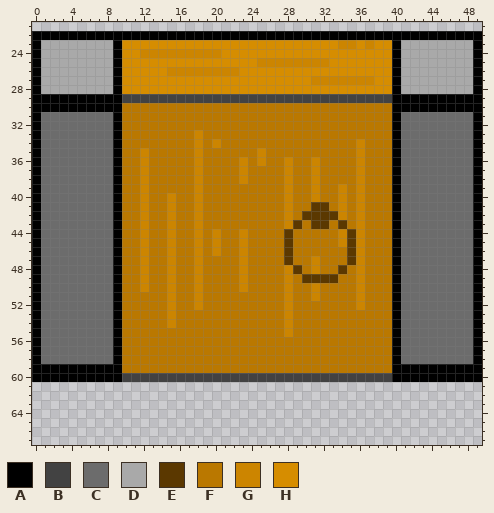
Edited in one commit: sprite sheet (images/Door_hc.png). The first picture shows the starting point.
The file is 50x75 pixels. Colours within 5 levels of each other are drawn and written as one. Shown: x 0..49, y 21..67.
Palette (. is transparent): A #000000  B #424242  C #6c6c6c  D #a9a9a9  E #5b3800  F #ba7800  G #cc8500  H #d68d00
Pixels before, first column x 0:
22 AAAAAAAAAAAAAAAAAAAAAAAAAAAAAAAAAAAAAAAAAAAAAAAAAA
23 ADDDDDDDDAHHHHHHHHHHHHHHHHHHHHHHHHGGHGHHADDDDDDDDA
24 ADDDDDDDDAHHGGGGGGGGGHHHHHHHHHHHHHHHHHHHADDDDDDDDA
25 ADDDDDDDDAHHHHHHHHHHHHHHHGGGGGGGGHHHHHHHADDDDDDDDA
26 ADDDDDDDDAHHHHHGGGGGGGGHHHHHHHHHHHHHHHHHADDDDDDDDA
27 ADDDDDDDDAHHHHHHHHHHHHHHHHHHHHHGGGGGGGHHADDDDDDDDA
28 ADDDDDDDDAHHHHHHHHHHHHHHHHHHHHHHHHHHHHHHADDDDDDDDA
29 AAAAAAAAAABBBBBBBBBBBBBBBBBBBBBBBBBBBBBBAAAAAAAAAA
30 AAAAAAAAAAFFFFFFFFFFFFFFFFFFFFFFFFFFFFFFAAAAAAAAAA
31 ACCCCCCCCAFFFFFFFFFFFFFFFFFFFFFFFFFFFFFFACCCCCCCCA
32 ACCCCCCCCAFFFFFFFFFFFFFFFFFFFFFFFFFFFFFFACCCCCCCCA
33 ACCCCCCCCAFFFFFFFFGFFFFFFFFFFFFFFFFFFFFFACCCCCCCCA
34 ACCCCCCCCAFFFFFFFFGFGFFFFFFFFFFFFFFFGFFFACCCCCCCCA
35 ACCCCCCCCAFFGFFFFFGFFFFFFGFFFFFFFFFFGFFFACCCCCCCCA
36 ACCCCCCCCAFFGFFFFFGFFFFGFGFFGFFGFFFFGFFFACCCCCCCCA
37 ACCCCCCCCAFFGFFFFFGFFFFGFFFFGFFGFFFFGFFFACCCCCCCCA
38 ACCCCCCCCAFFGFFFFFGFFFFGFFFFGFFGFFFFGFFFACCCCCCCCA
39 ACCCCCCCCAFFGFFFFFGFFFFFFFFFGFFGFFGFGFFFACCCCCCCCA
40 ACCCCCCCCAFFGFFGFFGFFFFFFFFFGFFGFFGFGFFFACCCCCCCCA
41 ACCCCCCCCAFFGFFGFFGFFFFFFFFFGFFEEFGFGFFFACCCCCCCCA
42 ACCCCCCCCAFFGFFGFFGFFFFFFFFFGFEEEEGFGFFFACCCCCCCCA
43 ACCCCCCCCAFFGFFGFFGFFFFFFFFFGEFEEFEFGFFFACCCCCCCCA
44 ACCCCCCCCAFFGFFGFFGFGFFGFFFFEFFFFFGEGFFFACCCCCCCCA
45 ACCCCCCCCAFFGFFGFFGFGFFGFFFFEFFFFFGEGFFFACCCCCCCCA
46 ACCCCCCCCAFFGFFGFFGFGFFGFFFFEFFFFFFEGFFFACCCCCCCCA
47 ACCCCCCCCAFFGFFGFFGFFFFGFFFFEFFGFFFEGFFFACCCCCCCCA
48 ACCCCCCCCAFFGFFGFFGFFFFGFFFFGEFGFFEFGFFFACCCCCCCCA
49 ACCCCCCCCAFFGFFGFFGFFFFGFFFFGFEEEEFFGFFFACCCCCCCCA
50 ACCCCCCCCAFFGFFGFFGFFFFGFFFFGFFGFFFFGFFFACCCCCCCCA
51 ACCCCCCCCAFFFFFGFFGFFFFFFFFFGFFGFFFFGFFFACCCCCCCCA
52 ACCCCCCCCAFFFFFGFFGFFFFFFFFFGFFFFFFFGFFFACCCCCCCCA
53 ACCCCCCCCAFFFFFGFFFFFFFFFFFFGFFFFFFFFFFFACCCCCCCCA
54 ACCCCCCCCAFFFFFGFFFFFFFFFFFFGFFFFFFFFFFFACCCCCCCCA
55 ACCCCCCCCAFFFFFFFFFFFFFFFFFFGFFFFFFFFFFFACCCCCCCCA
56 ACCCCCCCCAFFFFFFFFFFFFFFFFFFFFFFFFFFFFFFACCCCCCCCA
57 ACCCCCCCCAFFFFFFFFFFFFFFFFFFFFFFFFFFFFFFACCCCCCCCA
58 ACCCCCCCCAFFFFFFFFFFFFFFFFFFFFFFFFFFFFFFACCCCCCCCA
59 AAAAAAAAAAFFFFFFFFFFFFFFFFFFFFFFFFFFFFFFAAAAAAAAAA
60 AAAAAAAAAABBBBBBBBBBBBBBBBBBBBBBBBBBBBBBAAAAAAAAAA
Once edited:
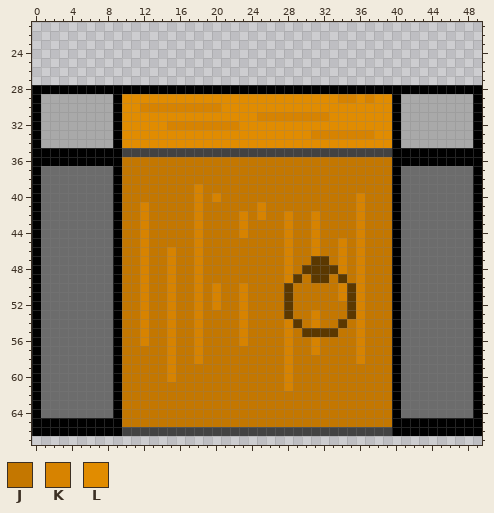
Colours new in this view: J #c47700  K #d78300  L #e18c00
Change:
y 22: x 0..49 AAAAAAAAAAAAAAAAAAAAAAAAAAAAAAAAAAAAAAAAAAAAAAAAAA -> ..................................................
y 23: x 0..49 ADDDDDDDDAHHHHHHHHHHHHHHHHHHHHHHHHGGHGHHADDDDDDDDA -> ..................................................
y 24: x 0..49 ADDDDDDDDAHHGGGGGGGGGHHHHHHHHHHHHHHHHHHHADDDDDDDDA -> ..................................................
y 25: x 0..49 ADDDDDDDDAHHHHHHHHHHHHHHHGGGGGGGGHHHHHHHADDDDDDDDA -> ..................................................
y 26: x 0..49 ADDDDDDDDAHHHHHGGGGGGGGHHHHHHHHHHHHHHHHHADDDDDDDDA -> ..................................................
y 27: x 0..49 ADDDDDDDDAHHHHHHHHHHHHHHHHHHHHHGGGGGGGHHADDDDDDDDA -> ..................................................
y 28: x 1..8 DDDDDDDD -> AAAAAAAA; x 10..39 HHHHHHHHHHHHHHHHHHHHHHHHHHHHHH -> AAAAAAAAAAAAAAAAAAAAAAAAAAAAAA; x 41..48 DDDDDDDD -> AAAAAAAA
y 29: x 1..8 AAAAAAAA -> DDDDDDDD; x 10..39 BBBBBBBBBBBBBBBBBBBBBBBBBBBBBB -> LLLLLLLLLLLLLLLLLLLLLLLLKKLKLL; x 41..48 AAAAAAAA -> DDDDDDDD
y 30: x 1..8 AAAAAAAA -> DDDDDDDD; x 10..39 FFFFFFFFFFFFFFFFFFFFFFFFFFFFFF -> LLKKKKKKKKKLLLLLLLLLLLLLLLLLLL; x 41..48 AAAAAAAA -> DDDDDDDD
y 31: x 1..8 CCCCCCCC -> DDDDDDDD; x 10..39 FFFFFFFFFFFFFFFFFFFFFFFFFFFFFF -> LLLLLLLLLLLLLLLKKKKKKKKLLLLLLL; x 41..48 CCCCCCCC -> DDDDDDDD
y 32: x 1..8 CCCCCCCC -> DDDDDDDD; x 10..39 FFFFFFFFFFFFFFFFFFFFFFFFFFFFFF -> LLLLLKKKKKKKKLLLLLLLLLLLLLLLLL; x 41..48 CCCCCCCC -> DDDDDDDD
y 33: x 1..8 CCCCCCCC -> DDDDDDDD; x 10..39 FFFFFFFFGFFFFFFFFFFFFFFFFFFFFF -> LLLLLLLLLLLLLLLLLLLLLKKKKKKKLL; x 41..48 CCCCCCCC -> DDDDDDDD
y 34: x 1..8 CCCCCCCC -> DDDDDDDD; x 10..39 FFFFFFFFGFGFFFFFFFFFFFFFFFGFFF -> LLLLLLLLLLLLLLLLLLLLLLLLLLLLLL; x 41..48 CCCCCCCC -> DDDDDDDD
y 35: x 1..8 CCCCCCCC -> AAAAAAAA; x 10..39 FFGFFFFFGFFFFFFGFFFFFFFFFFGFFF -> BBBBBBBBBBBBBBBBBBBBBBBBBBBBBB; x 41..48 CCCCCCCC -> AAAAAAAA
y 36: x 1..8 CCCCCCCC -> AAAAAAAA; x 10..39 FFGFFFFFGFFFFGFGFFGFFGFFFFGFFF -> JJJJJJJJJJJJJJJJJJJJJJJJJJJJJJ; x 41..48 CCCCCCCC -> AAAAAAAA
y 37..38: x 10..39 FFGFFFFFGFFFFGFFFFGFFGFFFFGFFF -> JJJJJJJJJJJJJJJJJJJJJJJJJJJJJJ
y 39: x 10..39 FFGFFFFFGFFFFFFFFFGFFGFFGFGFFF -> JJJJJJJJKJJJJJJJJJJJJJJJJJJJJJ
y 40: x 10..39 FFGFFGFFGFFFFFFFFFGFFGFFGFGFFF -> JJJJJJJJKJKJJJJJJJJJJJJJJJKJJJ
y 41: x 10..39 FFGFFGFFGFFFFFFFFFGFFEEFGFGFFF -> JJKJJJJJKJJJJJJKJJJJJJJJJJKJJJ
y 42: x 10..39 FFGFFGFFGFFFFFFFFFGFEEEEGFGFFF -> JJKJJJJJKJJJJKJKJJKJJKJJJJKJJJ
y 43: x 10..39 FFGFFGFFGFFFFFFFFFGEFEEFEFGFFF -> JJKJJJJJKJJJJKJJJJKJJKJJJJKJJJ
y 44: x 10..39 FFGFFGFFGFGFFGFFFFEFFFFFGEGFFF -> JJKJJJJJKJJJJKJJJJKJJKJJJJKJJJ
y 45: x 10..39 FFGFFGFFGFGFFGFFFFEFFFFFGEGFFF -> JJKJJJJJKJJJJJJJJJKJJKJJKJKJJJ
y 46: x 10..39 FFGFFGFFGFGFFGFFFFEFFFFFFEGFFF -> JJKJJKJJKJJJJJJJJJKJJKJJKJKJJJ
y 47: x 10..39 FFGFFGFFGFFFFGFFFFEFFGFFFEGFFF -> JJKJJKJJKJJJJJJJJJKJJEEJKJKJJJ
y 48: x 10..39 FFGFFGFFGFFFFGFFFFGEFGFFEFGFFF -> JJKJJKJJKJJJJJJJJJKJEEEEKJKJJJ
y 49: x 10..30 FFGFFGFFGFFFFGFFFFGFE -> JJKJJKJJKJJJJJJJJJKEJ; x 33..39 EFFGFFF -> JEJKJJJ
y 50: x 10..39 FFGFFGFFGFFFFGFFFFGFFGFFFFGFFF -> JJKJJKJJKJKJJKJJJJEJJJJJKEKJJJ
y 51: x 10..39 FFFFFGFFGFFFFFFFFFGFFGFFFFGFFF -> JJKJJKJJKJKJJKJJJJEJJJJJKEKJJJ
y 52: x 10..39 FFFFFGFFGFFFFFFFFFGFFFFFFFGFFF -> JJKJJKJJKJKJJKJJJJEJJJJJJEKJJJ
y 53: x 10..39 FFFFFGFFFFFFFFFFFFGFFFFFFFFFFF -> JJKJJKJJKJJJJKJJJJEJJKJJJEKJJJ
y 54: x 10..39 FFFFFGFFFFFFFFFFFFGFFFFFFFFFFF -> JJKJJKJJKJJJJKJJJJKEJKJJEJKJJJ
y 55: x 10..39 FFFFFFFFFFFFFFFFFFGFFFFFFFFFFF -> JJKJJKJJKJJJJKJJJJKJEEEEJJKJJJ
y 56: x 10..39 FFFFFFFFFFFFFFFFFFFFFFFFFFFFFF -> JJKJJKJJKJJJJKJJJJKJJKJJJJKJJJ
y 57: x 10..39 FFFFFFFFFFFFFFFFFFFFFFFFFFFFFF -> JJJJJKJJKJJJJJJJJJKJJKJJJJKJJJ
y 58: x 10..39 FFFFFFFFFFFFFFFFFFFFFFFFFFFFFF -> JJJJJKJJKJJJJJJJJJKJJJJJJJKJJJ
y 59: x 1..8 AAAAAAAA -> CCCCCCCC; x 10..39 FFFFFFFFFFFFFFFFFFFFFFFFFFFFFF -> JJJJJKJJJJJJJJJJJJKJJJJJJJJJJJ; x 41..48 AAAAAAAA -> CCCCCCCC
y 60: x 1..8 AAAAAAAA -> CCCCCCCC; x 10..39 BBBBBBBBBBBBBBBBBBBBBBBBBBBBBB -> JJJJJKJJJJJJJJJJJJKJJJJJJJJJJJ; x 41..48 AAAAAAAA -> CCCCCCCC
y 61: x 0..49 .................................................. -> ACCCCCCCCAJJJJJJJJJJJJJJJJJJKJJJJJJJJJJJACCCCCCCCA
y 62..64: x 0..49 .................................................. -> ACCCCCCCCAJJJJJJJJJJJJJJJJJJJJJJJJJJJJJJACCCCCCCCA
y 65: x 0..49 .................................................. -> AAAAAAAAAAJJJJJJJJJJJJJJJJJJJJJJJJJJJJJJAAAAAAAAAA
y 66: x 0..49 .................................................. -> AAAAAAAAAABBBBBBBBBBBBBBBBBBBBBBBBBBBBBBAAAAAAAAAA
Boxes around the changes in both pictures, in picture pixels (x1, y1, x2, y2):
changed: (32, 31, 482, 436)
